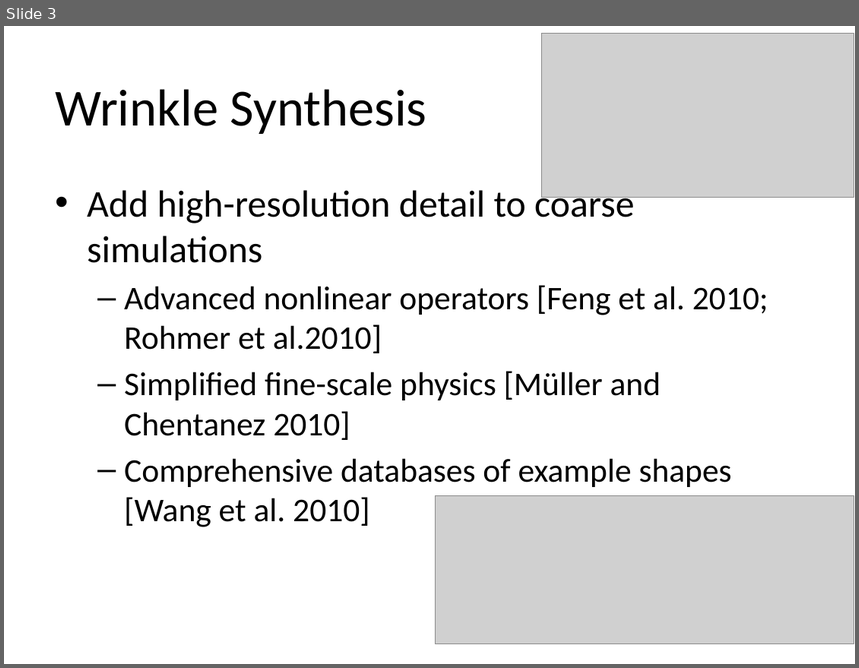
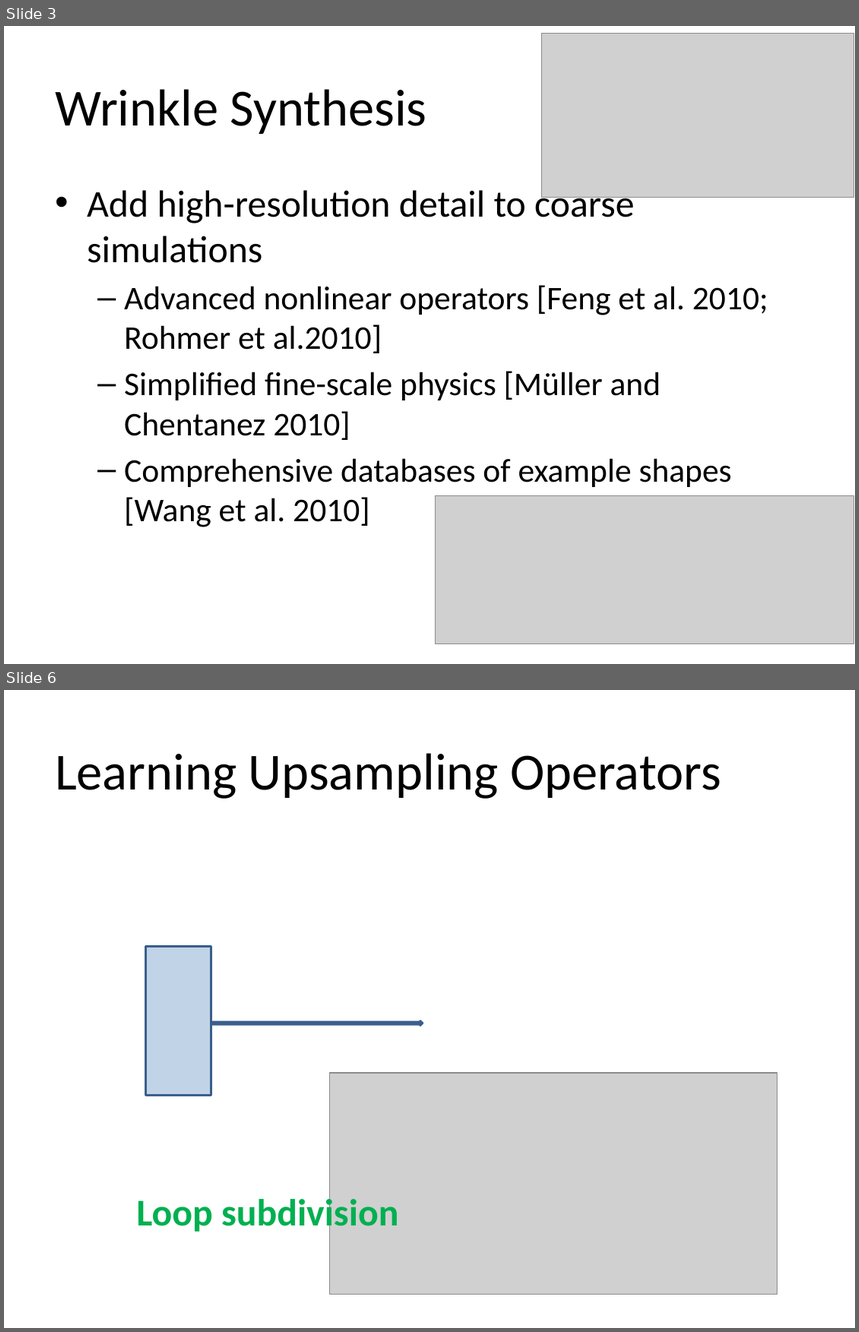
Before and after one commit to JiongCHEN/paper-reading, a slide deck: kavan11/template.pptx. Shown one above the other, each under a label of ours: slide 3 before the commit, slides 3 and 6 after it; the slides between them are not shown. The pictures are 859x668 and 859x1332 pixels, drawn with LibreOffice and Linux fonts; fonts in the diff are those of the drawing; grey boxes stand for pictures. Boxes give left, top, right and bottom in pixels: in the first picture for what was removed or moved away, otherwise in the second. Text is boxed around its words. In the diff, an @@ line names an element or a change of style, - is before the commit and + after.

```diff
--- a/kavan11/template.pptx
+++ b/kavan11/template.pptx
@@ slide 6 added at [4,690,855,1328], background #FFFFFF @@
@@ title added at [55,753,721,799], 44 pt, text #000000 @@
+Learning Upsampling Operators
@@ rectangle added at [145,947,211,1096], fill #4F81BD at 35% opacity, outline #3A5F8C 2 pt @@
@@ right arrow added at [211,1021,422,1025], fill #4F81BD, outline #3A5F8C 2 pt @@
@@ picture added at [329,1073,777,1294] @@
@@ text added at [136,1195,398,1235], 32 pt, text #00B050, bold @@
+Loop subdivision
```
Also in this commit, not shown: 1 slide changed, 13 other slides added.
